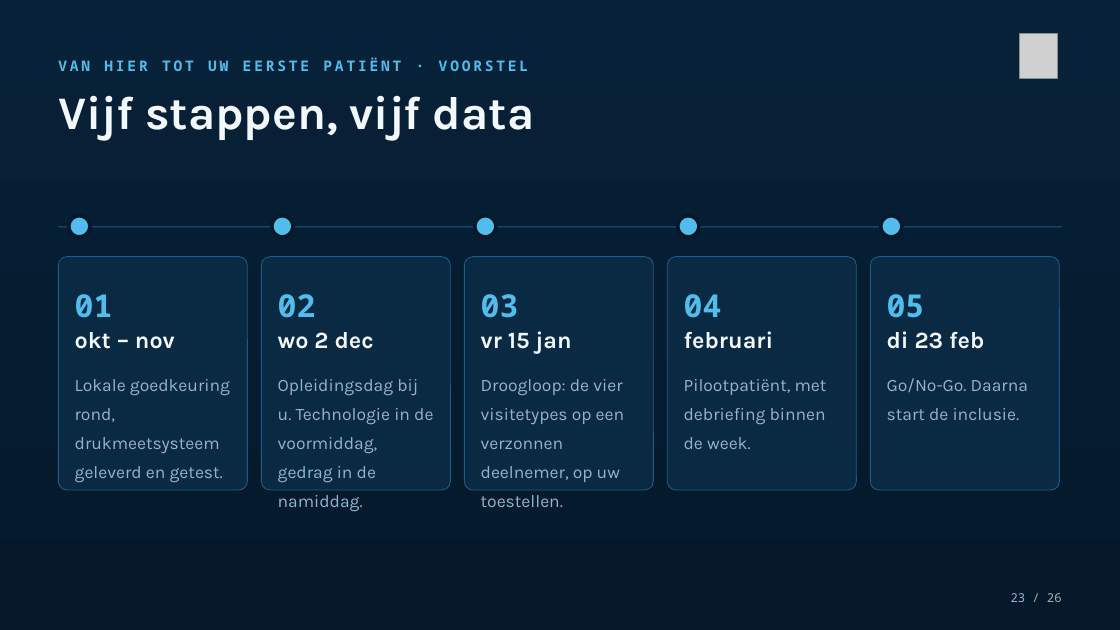
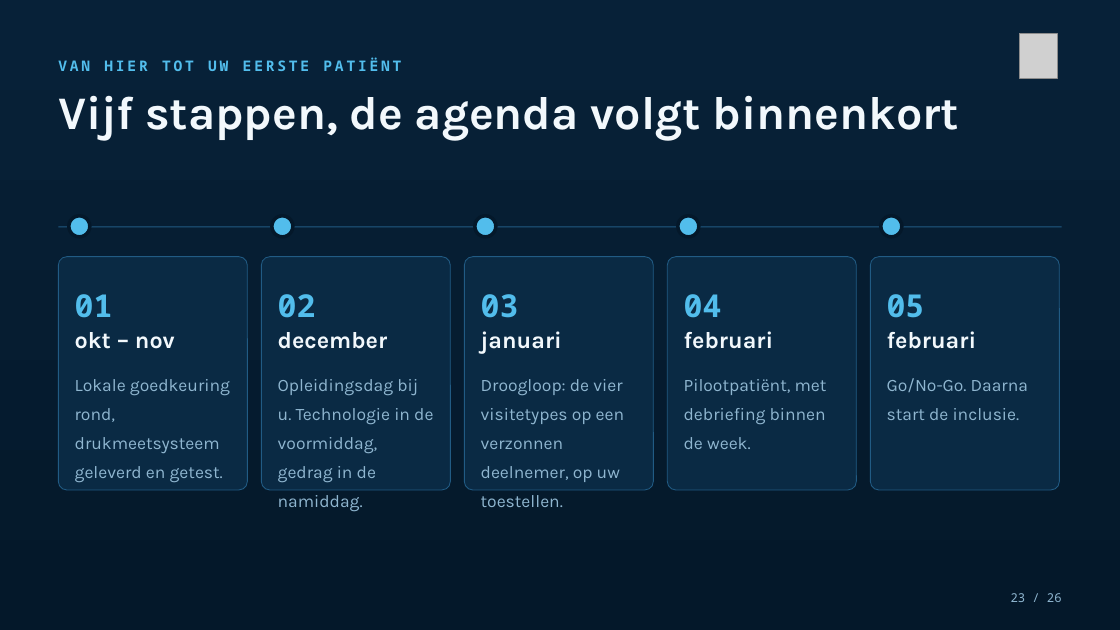
Before and after one commit to Dellfs/paradise-project, a slide deck: slide 23 of PARADISE_presentatie/PARADISE_az_groeninge.pptx. Drawn at 1120x630 pixels with LibreOffice and Linux fonts; fonts in the diff are those of the drawing; grey boxes stand for pictures. Boxes give left, top, right and bottom in pixels: in the first picture for what was removed or moved away, otherwise in the second. Text is boxed around its words. In the diff, an @@ line names an element or a change of style, - is before the commit and + after.

Commit message:
Groeninge-deck: twee zorgverleners, agenda volgt, en de 25 procent rechtgezet
AZ Groeninge heeft twee zorgverleners, niet drie. De kalenderdia noemt geen data
meer maar kondigt de agenda aan. En op de dia na optimalisatie stond de 25
procent nog tegen een baselinemeting in plaats van tegen de meting zonder zool
in dezelfde sessie - die dia zit ook in zes andere decks.

```diff
--- a/PARADISE_presentatie/PARADISE_az_groeninge.pptx
+++ b/PARADISE_presentatie/PARADISE_az_groeninge.pptx
@@ text at bbox=[58, 58, 401, 71]: text changed @@
-VAN HIER TOT UW EERSTE PATIËNT · VOORSTEL
+VAN HIER TOT UW EERSTE PATIËNT
@@ text at bbox=[58, 95, 959, 140]: text changed @@
-Vijf stappen, vijf data
+Vijf stappen, de agenda volgt binnenkort
@@ text at bbox=[278, 332, 388, 349]: text changed @@
-wo 2 dec
+december
@@ text at bbox=[481, 331, 562, 354]: text changed @@
-vr 15 jan
+januari
@@ text at bbox=[887, 331, 977, 349]: text changed @@
-di 23 feb
+februari
```
Also in this commit, not shown: 2 other slides changed, 2 other files.
